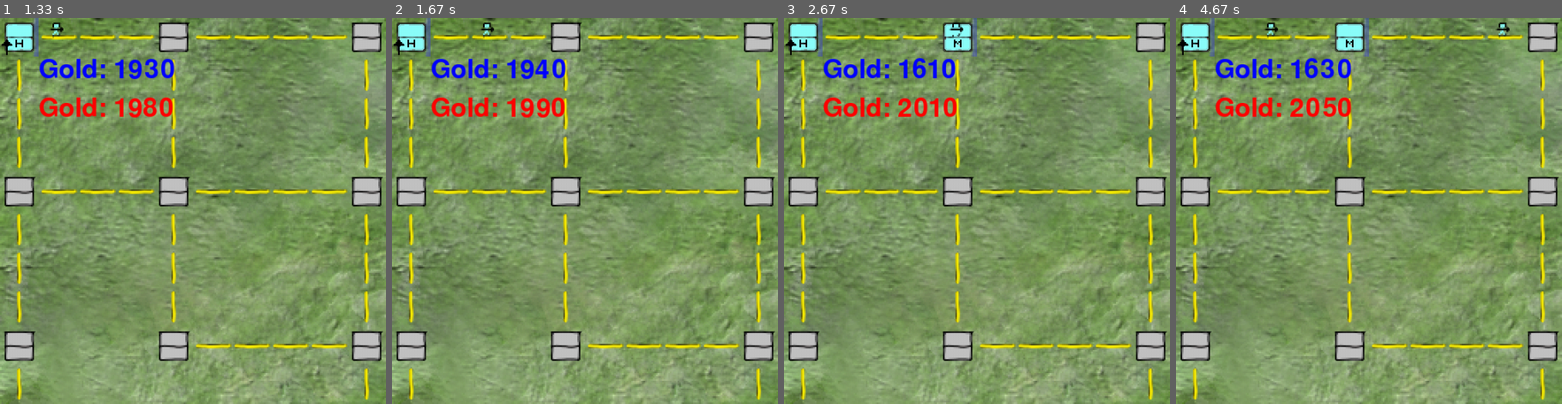
Above: before the commit, frames 1-4 (left to right).
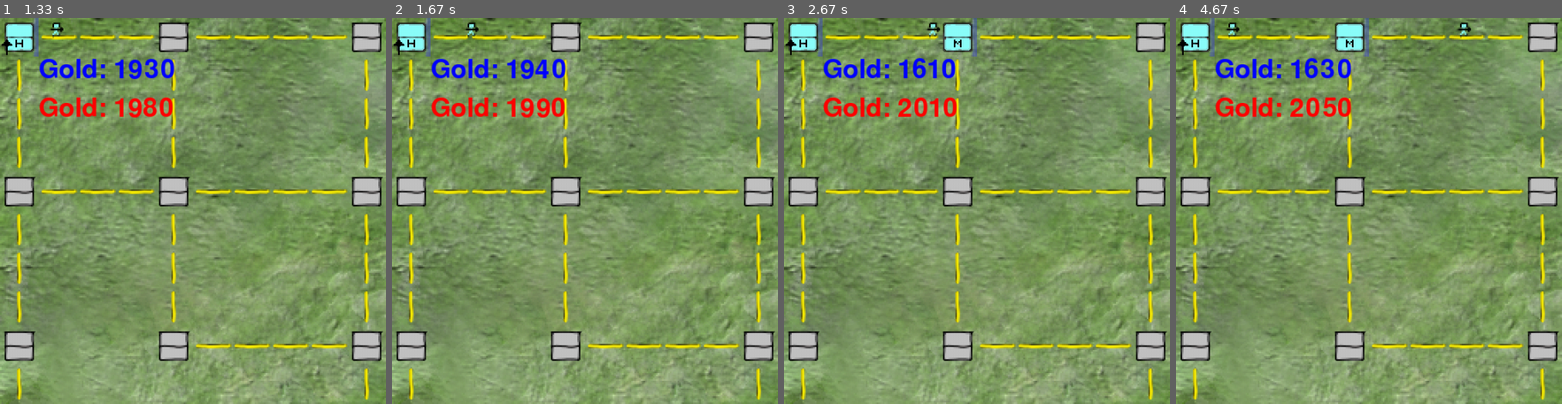
Above: after the commit, the same moments.

Repository: czebrose/ML_Projects
Game: pygame game, started from ML-Tutorial/NodeFightGame/game.py
Two runs of this game, one before a commit and one after it. Both use one fixed random seed, a clock stepped at 60 frames per second and the inputs below.
Inputs (mouse positions are % of the whole screen's width and height, from its top left):
- Up to frame 1 (1.33 s): tap C at 0.33 s; click (82, 47) at 1.22 s
- Up to frame 2 (1.67 s): no input
- Up to frame 3 (2.67 s): no input
- Up to frame 4 (4.67 s): no input
The pictures show only the part of the screen within x 0-50%, y 0-50%; the shares and areas given below are measured in that part.

Frame 1 is identical in both runs. In frame 2, 0.2% of the frame differs, in the area x 18-27%, y 1-6%; in frame 3, 0.2%; in frame 4, 0.3%, in the area x 12-87%, y 0-6%.

Commit message:
Added movement animations

Diff:
--- a/ML-Tutorial/NodeFightGame/location.py
+++ b/ML-Tutorial/NodeFightGame/location.py
@@ -129,7 +129,8 @@
     def accept_unit(self):
         if len(self.expected_units) >= 1:
             unit, loc, direction = self.expected_units[0]
-            unit.direction = direction
+            unit.set_direction(direction)
+            unit.loc_changed()
             self.unit_in_loc = unit
             self.expected_units = []
 
--- a/ML-Tutorial/NodeFightGame/node.py
+++ b/ML-Tutorial/NodeFightGame/node.py
@@ -33,6 +33,7 @@
             self.building = Building(BuildingType.HOME, UnitType.PIKEMAN)
         self.spawn_timer = 0
         self.exit_direction = {PlayerColor.RED: None, PlayerColor.BLUE: None}
+        self.unit_in_loc = self.unit_in_loc
 
     def add_neighbor(self, direction, neighbor, set_neighbor=True):
         Location.add_neighbor(self, direction, neighbor, set_neighbor)
@@ -48,7 +49,7 @@
         if self.spawn_timer > 0:
             self.spawn_timer -= 1
         elif self.unit_in_loc is None and player_gold[self.owner].gold >= util.UNIT_COST:
-            self.unit_in_loc = Unit(self.building.unit_type, self.owner, self.exit_direction)
+            self.unit_in_loc = Unit(self.building.unit_type, self.owner, self.exit_direction[self.owner])
             self.spawn_timer = util.SPAWN_DELAY
             player_gold[self.owner].gold -= util.UNIT_COST
         return player_gold
@@ -64,10 +65,10 @@
     def accept_unit(self):
         Location.accept_unit(self)
         if self.unit_in_loc is not None:
-            self.unit_in_loc.direction = self.exit_direction
             if self.owner is not self.unit_in_loc.owner:
                 self.owner = self.unit_in_loc.owner
                 self.building.type = BuildingType.EMPTY
+            self.unit_in_loc.set_direction(self.exit_direction[self.owner])
 
     def check_click(self, x, y):
         top = self.y * util.NODE_WIDTH
--- a/ML-Tutorial/NodeFightGame/road.py
+++ b/ML-Tutorial/NodeFightGame/road.py
@@ -11,7 +11,7 @@
     def get_direction(self, owner):
         if self.unit_in_loc is None:
             return None
-        unit_direction = self.unit_in_loc.direction
+        unit_direction = self.unit_in_loc.get_direction()
         start_node_direction = self.get_node_direction(unit_direction, owner)
         end_node_direction = self.get_node_direction(Location.reverse_direction(unit_direction), owner)
 
--- /dev/null
+++ b/ML-Tutorial/NodeFightGame/smartplayer.py
@@ -0,0 +1,78 @@
+import util
+from util import Direction, PlayerCommands, PlayerColor
+from player import PlayerInput
+from node import Node
+import random
+
+
+INCOME_TO_EXPENSE_RATIO = 2
+BUILD_CHANCE = 0.8
+CHANGE_DIRECTION_CHANCE = 0.1
+MAX_EMPTY_NODES = 3
+
+
+class SmartPlayer(PlayerInput):
+    def __init__(self, color):
+        PlayerInput.__init__(self, color)
+        self.target_command = None
+
+    def get_highlight_node(self, global_map) -> object:
+        owned_nodes = []
+        for row in global_map:
+            for loc in row:
+                if isinstance(loc, Node) and loc.owner is self.color:
+                    owned_nodes.append(loc)
+        if len(owned_nodes) <= 0:
+            return None
+        expenses = 0
+        income = 0
+        empty_nodes = 0
+        for node in owned_nodes:
+            if node.building.can_spawn_unit():
+                expenses = expenses + util.UNIT_COST
+            income = income + (node.building.generate_gold() * util.SPAWN_DELAY)
+            if node.building.is_empty():
+                empty_nodes = empty_nodes + 1
+        is_rich = income > expenses * INCOME_TO_EXPENSE_RATIO
+
+        if random.random() < BUILD_CHANCE or empty_nodes >= MAX_EMPTY_NODES:
+            # We want to build a building.
+            for node in owned_nodes:
+                if node.building.is_empty():
+                    if is_rich:
+                        self.target_command = PlayerCommands.BUILD_BARRACKS
+                    else:
+                        self.target_command = PlayerCommands.BUILD_MINE
+                    return node
+        for node in owned_nodes:
+            if not node.exit_direction[self.color] or (is_rich and random.random() < CHANGE_DIRECTION_CHANCE):
+                self.target_command = self.get_random_valid_direction(node)
+                if self.target_command:
+                    return node
+        self.target_command = None
+        return None
+
+    def get_command(self, global_map) -> object:
+        return self.target_command
+
+    def get_random_valid_direction(self, node):
+        choices = []
+        if self.add_direction_command(node, Direction.NORTH):
+            choices.append(PlayerCommands.DIRECTION_NORTH)
+        if self.add_direction_command(node, Direction.WEST):
+            choices.append(PlayerCommands.DIRECTION_WEST)
+        if self.add_direction_command(node, Direction.EAST):
+            choices.append(PlayerCommands.DIRECTION_EAST)
+        if self.add_direction_command(node, Direction.SOUTH):
+            choices.append(PlayerCommands.DIRECTION_SOUTH)
+        if len(choices) > 0:
+            return random.choice(choices)
+        return None
+
+    def add_direction_command(self, node, direction):
+        n = node.neighbors[direction]
+        if n:
+            n = n.get_next_node(direction)
+            return n and self.color is not n.owner
+        else:
+            return None
--- a/ML-Tutorial/NodeFightGame/unit.py
+++ b/ML-Tutorial/NodeFightGame/unit.py
@@ -1,5 +1,5 @@
 import util
-from util import PlayerColor, UnitType
+from util import PlayerColor, UnitType, Direction
 
 
 BLUE_PIKEMAN_UNIT_IMG = util.load_img("unit_pikeman_blue.png")
@@ -14,7 +14,9 @@
     def __init__(self, unit_type, owner, direction):
         self.unit_type = unit_type
         self.owner = owner
-        self.direction = direction
+        self.next_direction = direction
+        self.anim_direction = direction
+        self.time_to_loc = 0
 
     # Returns true if the given enemy type would kill this unit.
     def get_fight_result(self, enemy_type):
@@ -27,13 +29,48 @@
         else:
             return True
 
+    def set_direction(self, direction):
+        if self.next_direction:
+            self.anim_direction = self.next_direction
+        else:
+            self.anim_direction = direction
+        self.next_direction = direction
+
+    def get_direction(self):
+        return self.next_direction
+
+    def loc_changed(self):
+        self.time_to_loc = 10
+
+    def adjust_pos(self, pos):
+        if self.time_to_loc <= 0:
+            self.time_to_loc = 0
+            return pos
+        x = 0
+        y = 0
+        if self.anim_direction == Direction.NORTH:
+            y = 1
+        elif self.anim_direction == Direction.SOUTH:
+            y = -1
+        elif self.anim_direction == Direction.EAST:
+            x = -1
+        elif self.anim_direction == Direction.WEST:
+            x = 1
+        pos_x, pos_y = pos
+        pos_x = pos_x + (x * self.time_to_loc * (util.NODE_WIDTH / 10))
+        pos_y = pos_y + (y * self.time_to_loc * (util.NODE_WIDTH / 10))
+        self.time_to_loc = self.time_to_loc - 1
+        return pos_x, pos_y
+
     def draw(self, win, pos):
+        adjust_pos = self.adjust_pos(pos)
+
         if self.unit_type == UnitType.PIKEMAN:
-            self.draw_unit(win, pos, RED_PIKEMAN_UNIT_IMG, BLUE_PIKEMAN_UNIT_IMG)
+            self.draw_unit(win, adjust_pos, RED_PIKEMAN_UNIT_IMG, BLUE_PIKEMAN_UNIT_IMG)
         if self.unit_type == UnitType.ARCHER:
-            self.draw_unit(win, pos, RED_ARCHER_UNIT_IMG, BLUE_ARCHER_UNIT_IMG)
+            self.draw_unit(win, adjust_pos, RED_ARCHER_UNIT_IMG, BLUE_ARCHER_UNIT_IMG)
         if self.unit_type == UnitType.KNIGHT:
-            self.draw_unit(win, pos, RED_KNIGHT_UNIT_IMG, BLUE_KNIGHT_UNIT_IMG)
+            self.draw_unit(win, adjust_pos, RED_KNIGHT_UNIT_IMG, BLUE_KNIGHT_UNIT_IMG)
 
     def draw_unit(self, win, pos, red_img, blue_img):
         if self.owner == PlayerColor.RED:
